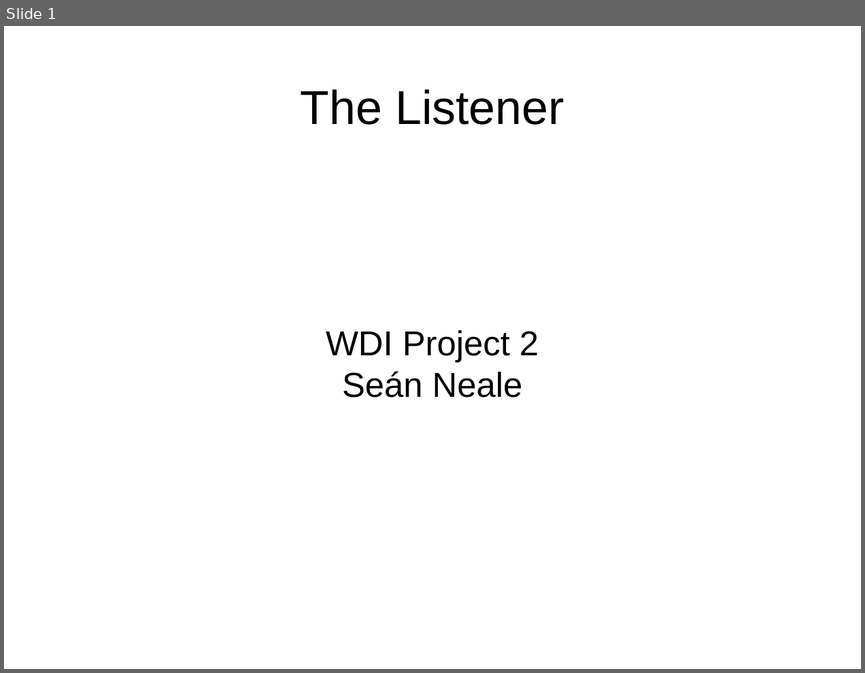
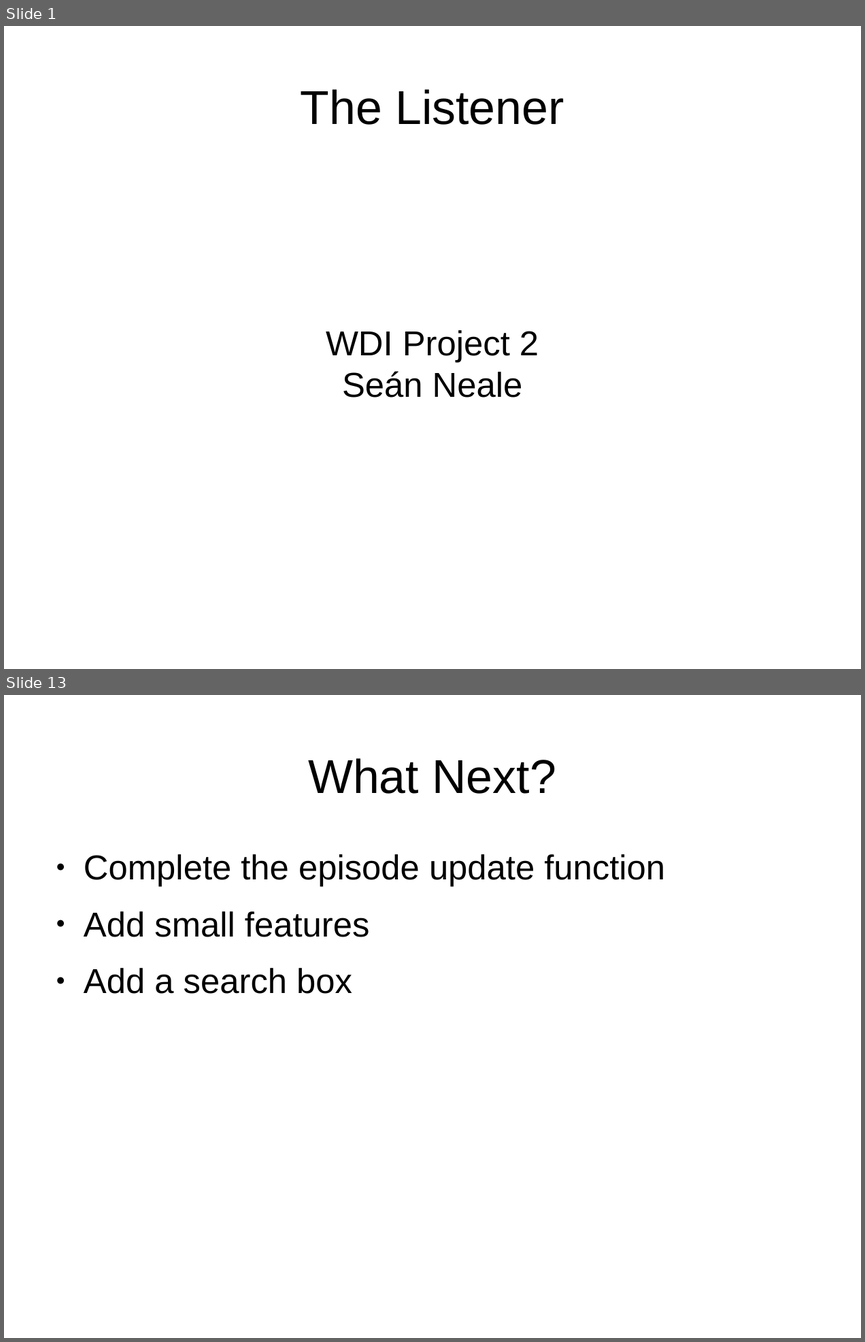
Before and after one commit to seanneale/project2-listener, a slide deck: Project 2 Presentation.odp. Shown one above the other, each under a label of ours: slide 1 before the commit, slides 1 and 13 after it; the slides between them are not shown. The pictures are 865x673 and 865x1342 pixels, drawn with LibreOffice and Linux fonts; fonts in the diff are those of the drawing. Boxes give left, top, right and bottom in pixels: in the first picture for what was removed or moved away, otherwise in the second. Text is boxed around its words. In the diff, an @@ line names an element or a change of style, - is before the commit and + after.

```diff
--- a/Project 2 Presentation.odp
+++ b/Project 2 Presentation.odp
@@ slide 13 added at bbox=[4, 695, 861, 1338], background #FFFFFF @@
@@ title added at bbox=[308, 758, 556, 794], 44 pt, text #000000 @@
+What Next?
@@ text added at bbox=[84, 854, 665, 994], 32 pt, text #000000 @@
+● Complete the episode update function
+● Add small features
+● Add a search box
```
Also in this commit, not shown: 11 other slides added, 6 other files.
